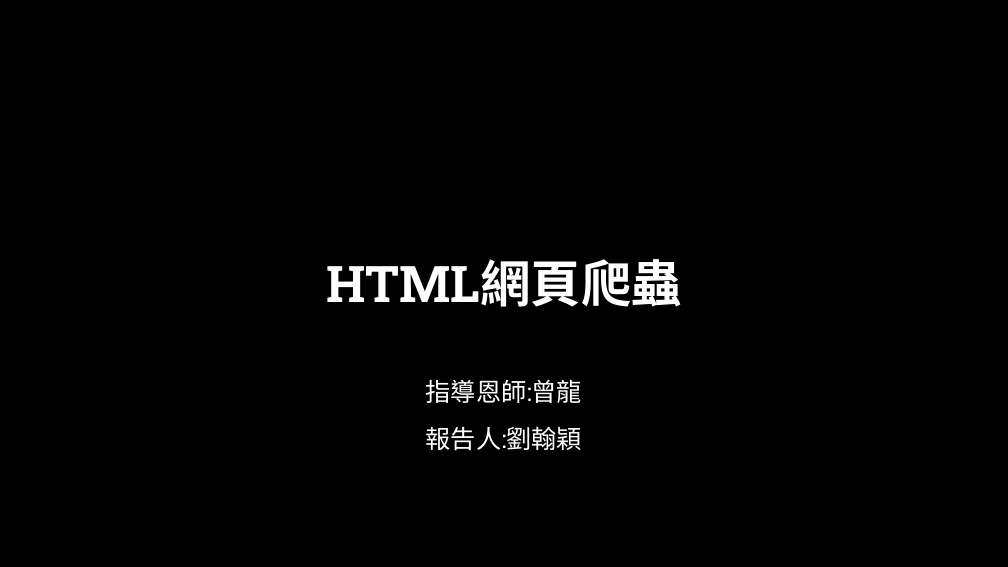
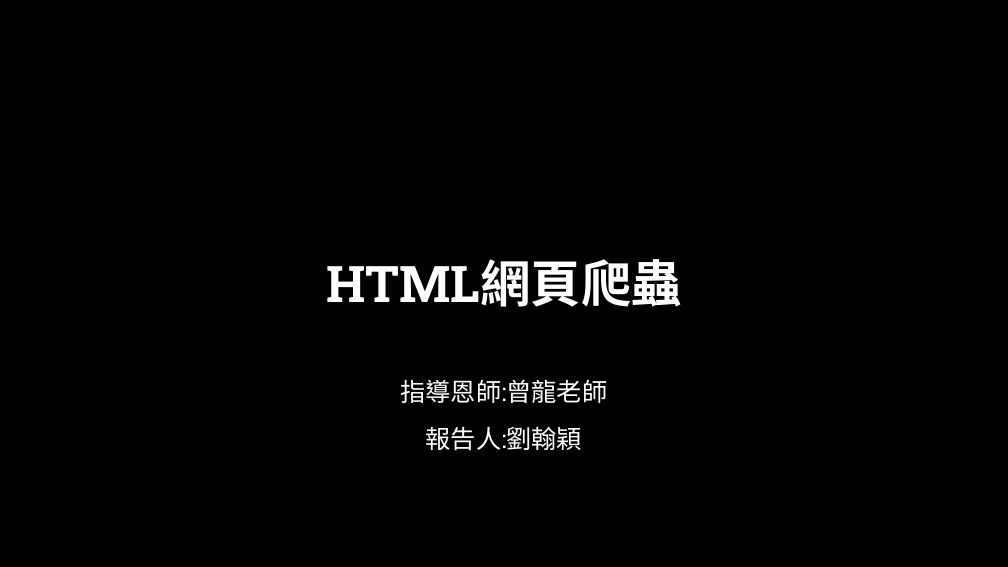
Before and after one commit to LIU-HAN-YANG/work, a slide deck: slide 1 of G080A008_劉翰穎_網路爬蟲20200507.pptx. Drawn at 1008x567 pixels with LibreOffice and Linux fonts; fonts in the diff are those of the drawing; background and template pictures are left out. Boxes give left, top, right and bottom in pixels: in the first picture for what was removed or moved away, otherwise in the second. Text is boxed around its words. In the diff, an @@ line names an element or a change of style, - is before the commit and + after.

```diff
--- a/G080A008_劉翰穎_網路爬蟲20200507.pptx
+++ b/G080A008_劉翰穎_網路爬蟲20200507.pptx
@@ subtitle at bbox=[401, 379, 608, 403]: text changed @@
-指導恩師:曾龍
+指導恩師:曾龍老師
```
Also in this commit, not shown: 1 other slide changed.
